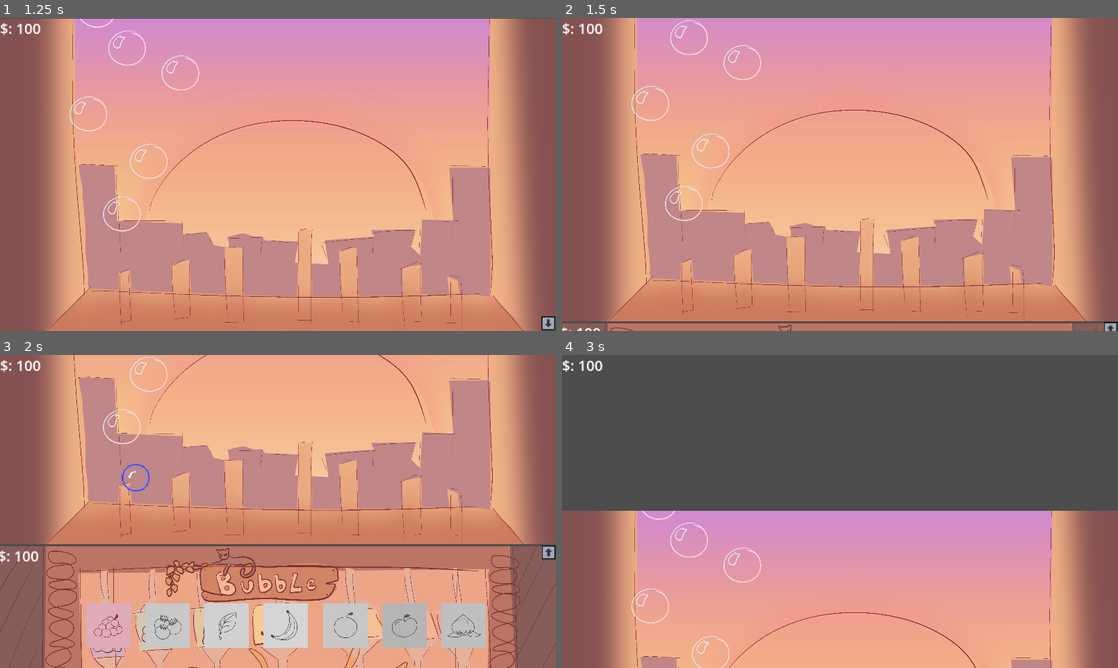
Above: before the commit, frames 1-4 (two rows, left to right).
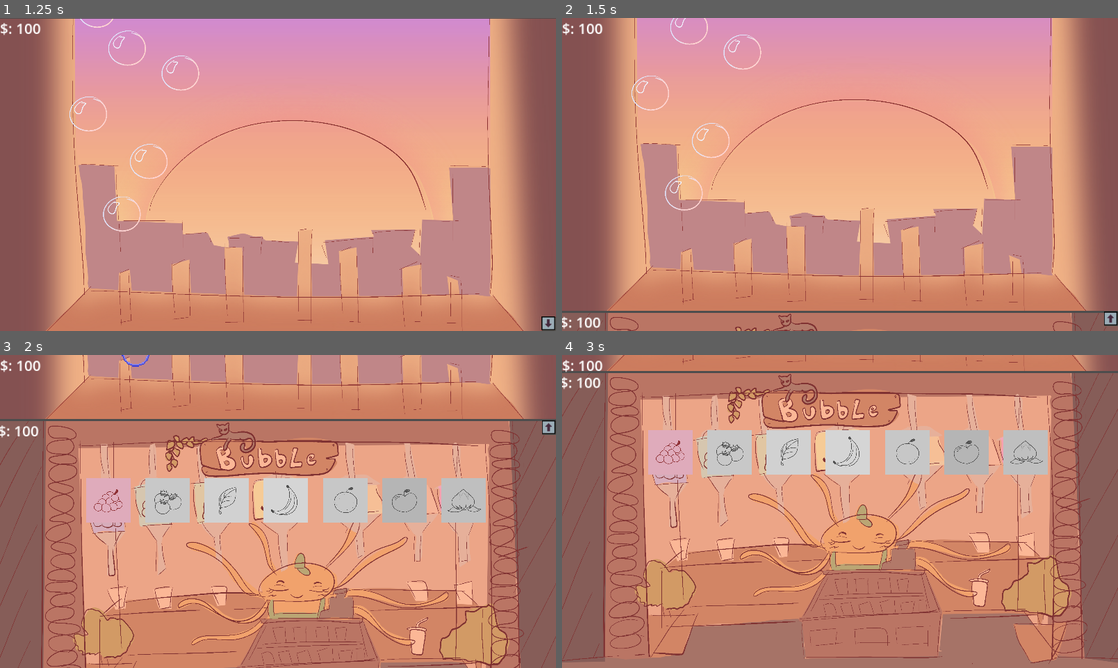
Above: after the commit, the same moments.

Repository: Spedinja/GGJ25
Game: Godot game, scene res://scenes/main_menu.tscn
Same seed, same stepped clock (60 frames per second), same inputs: the game is played once before the commit and once after it.
Inputs (mouse positions are in pixels of both pictures, inside the frame that each line leads up to; where the layout moved, square brackets give the same spot in the first picture):
- Up to frame 1 (1.25 s): click "Start Game" at 0.5 s
- Up to frame 2 (1.5 s): click (1112, 324) at 1.25 s
- Up to frame 3 (2 s): no input
- Up to frame 4 (3 s): click (1112, 426) [1112, 552] at 2 s; click (1112, 364) at 2.77 s

Frame 1 is identical in both runs. In frame 2, 9.3% of the frame differs, in the area x 0-100%, y 0-100%; in frame 3, 74%; in frame 4, 90%.

Commit message:
better camera points

Diff:
--- a/scripts/camera_movement.gd
+++ b/scripts/camera_movement.gd
@@ -3,12 +3,14 @@
 @onready var shop_button = $"../BubbleArea/BubbleArea_HUD/btnGoDown"#$"../UI/ToShop"  # Reference to the Button node
 @onready var to_bubbles_button = $"../ShopArea/ShopArea_UI/btnGoUp"#$"../UI/ToBubbles"
 
+@export var sky_cam_position : Node
+@export var cafe_cam_position : Node
+
 func _on_to_shop_pressed():
-	SignalManager.bubble_popped.emit()
 	shop_button.hide()
 	MusicPlayer.on_location_switch()
 	var shop_button_tween := create_tween().set_ease(Tween.EaseType.EASE_IN_OUT).set_trans(Tween.TRANS_QUAD)
-	shop_button_tween.tween_property(self, "position:y", get_viewport_rect().size.y,1)
+	shop_button_tween.tween_property(self, "position:y", get_viewport_rect().size.y*1.5,1)
 	# When Movement to the Shop is finished, un-hide the Up Button in the Shop
 	call_deferred("_on_camera_movement_finished", to_bubbles_button, shop_button_tween)
 
@@ -21,6 +23,6 @@
 	to_bubbles_button.hide()
 	MusicPlayer.on_location_switch()
 	var to_bubbles_button_tween := create_tween().set_ease(Tween.EaseType.EASE_IN_OUT).set_trans(Tween.TRANS_QUAD)
-	to_bubbles_button_tween.tween_property(self, "position:y", 0,1)
+	to_bubbles_button_tween.tween_property(self, "position:y", get_viewport_rect().size.y*0.5,1)
 	# When Movement to the Shop is finished, un-hide the Up Button in the Shop
 	call_deferred("_on_camera_movement_finished", shop_button, to_bubbles_button_tween)
